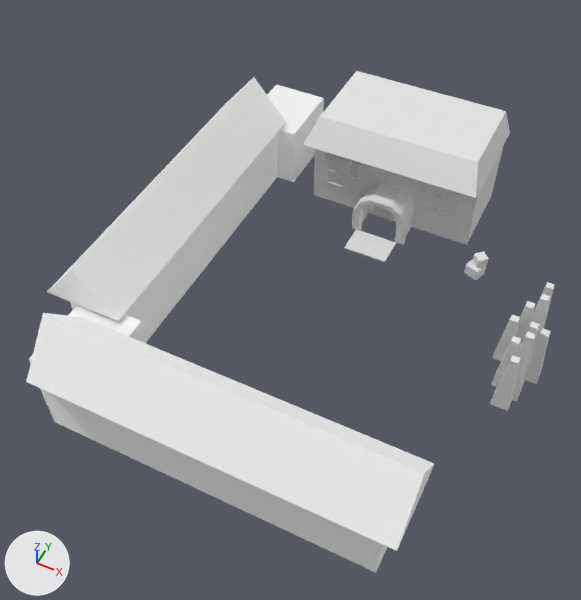
The Blender file 3d_models/placeholders/house_model.blend as it was, and as the next commit left it.
Rendered twice from a camera (50 mm lens) standing at (13.0, -43.5, 39.3) and looking at (-1.5, -14.6, 3.3). The axes (+X, +Y, +Z) are drawn at lower left. The lights are the same throughout. The first picture is the older version.
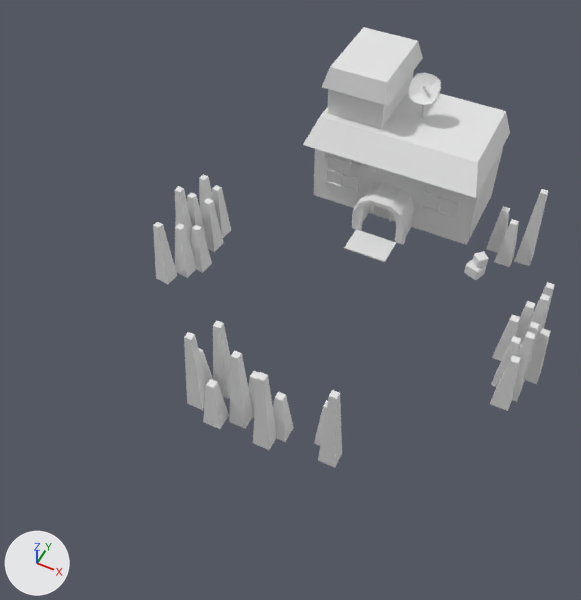
The change, as a list of edits to the scene's bpy script:
```text
Add me_cube_042:
    me_cube_042.from_pydata([(-1.08, -1.01, -1.0), (-0.95, -0.85, 1.1), (-1.08, 1.52, -1.0), (-0.95, 1.36, 1.1), (0.55, -1.01, -1.0), (0.42, -0.85, 1.1), (0.55, 1.52, -1.0), (0.42, 1.36, 1.1)], [], [(0, 1, 3, 2), (2, 3, 7, 6), (6, 7, 5, 4), (4, 5, 1, 0), (2, 6, 4, 0), (7, 3, 1, 5)])
Remove ob_parede22:
    ob_parede22 = bpy.data.objects.new('parede22', me_mesh_1)
Change ob_csgbox3d2:
    remove ob_csgbox3d2.parent = ob_parede22
Change ob_csgmesh3d2:
    remove ob_csgmesh3d2.parent = ob_parede22
Change ob_csgbox3d42:
    remove ob_csgbox3d42.parent = ob_parede22
Change ob_csgbox3d5:
    remove ob_csgbox3d5.parent = ob_parede22
Remove ob_parede32:
    ob_parede32 = bpy.data.objects.new('parede32', me_mesh_2)
Change ob_csgbox3d6:
    remove ob_csgbox3d6.parent = ob_parede32
Change ob_csgmesh3d3:
    remove ob_csgmesh3d3.parent = ob_parede32
Add ob_cube:
    ob_cube = bpy.data.objects.new('Cube', me_cube)  # 56 vertices, 54 faces; spans x -1.0..1.0, y -1.3..1.37, z -1.0..1.0
    ob_cube.location = (0.61, 0.73, 9.44)
    ob_cube.rotation_euler = (-0.757, 0.0, 0.0)  # degrees (-43, 0, 0)
    ob_cube.scale = (0.982, 0.149, 0.982)
Add ob_cube_040:
    ob_cube_040 = bpy.data.objects.new('Cube.040', me_cube_040)  # 40 vertices, 30 faces; spans x -1.3..18.3, y -4.0..1.0, z -1.0..2.5
    ob_cube_040.location = (-4.31, -20.56, 0.94)
    ob_cube_040.scale = (0.473, 0.532, 1.0)
Add ob_cube_039:
    ob_cube_039 = bpy.data.objects.new('Cube.039', me_cube_039)  # 40 vertices, 30 faces; spans x 0.7..21.9, y -2.3..3.8, z -1.0..5.0
    ob_cube_039.location = (-4.89, -21.49, 0.94)
    ob_cube_039.scale = (0.449, 0.491, 1.0)
Add ob_cube_038:
    ob_cube_038 = bpy.data.objects.new('Cube.038', me_cube_030.copy())  # the mesh of ob_cube_025
    ob_cube_038.location = (9.91, -1.45, 0.94)
    ob_cube_038.scale = (0.449, 0.491, 1.0)
Add ob_cube_037:
    ob_cube_037 = bpy.data.objects.new('Cube.037', me_cube_029.copy())  # the mesh of ob_cube_024
    ob_cube_037.location = (8.72, -2.1, 0.94)
    ob_cube_037.scale = (0.473, 0.532, 1.0)
Add ob_cube_036:
    ob_cube_036 = bpy.data.objects.new('Cube.036', me_cube_029.copy())  # the mesh of ob_cube_024
    ob_cube_036.location = (7.83, -1.12, 0.94)
    ob_cube_036.scale = (0.473, 0.532, 1.0)
Add ob_cube_034:
    ob_cube_034 = bpy.data.objects.new('Cube.034', me_cube_030.copy())  # the mesh of ob_cube_025
    ob_cube_034.location = (-10.94, -11.52, 0.94)
    ob_cube_034.rotation_euler = (0.0, 0.0, 3.012)  # degrees (0, 0, 173)
    ob_cube_034.scale = (0.449, 0.491, 1.0)
Add ob_cube_033:
    ob_cube_033 = bpy.data.objects.new('Cube.033', me_cube_029.copy())  # the mesh of ob_cube_024
    ob_cube_033.location = (-9.77, -11.8, 0.94)
    ob_cube_033.rotation_euler = (0.0, 0.0, 3.012)  # degrees (0, 0, 173)
    ob_cube_033.scale = (0.473, 0.532, 1.0)
Add ob_cube_032:
    ob_cube_032 = bpy.data.objects.new('Cube.032', me_cube_028.copy())  # the mesh of ob_cube_023
    ob_cube_032.location = (-11.24, -13.81, 0.94)
    ob_cube_032.rotation_euler = (0.0, 0.0, 3.012)  # degrees (0, 0, 173)
    ob_cube_032.scale = (0.449, 0.491, 1.0)
Add ob_cube_031:
    ob_cube_031 = bpy.data.objects.new('Cube.031', me_cube_031.copy())  # the mesh of ob_cube_026
    ob_cube_031.location = (-10.43, -12.66, 0.94)
    ob_cube_031.rotation_euler = (0.0, 0.0, 3.012)  # degrees (0, 0, 173)
    ob_cube_031.scale = (0.473, 0.532, 1.0)
Add ob_cube_030:
    ob_cube_030 = bpy.data.objects.new('Cube.030', me_cube_026.copy())  # the mesh of ob_cube_021
    ob_cube_030.location = (-10.63, -9.11, 0.94)
    ob_cube_030.rotation_euler = (0.0, 0.0, 3.012)  # degrees (0, 0, 173)
    ob_cube_030.scale = (0.449, 0.491, 1.0)
Add ob_cube_029:
    ob_cube_029 = bpy.data.objects.new('Cube.029', me_cube_031.copy())  # the mesh of ob_cube_026
    ob_cube_029.location = (-10.21, -8.33, 0.94)
    ob_cube_029.rotation_euler = (0.0, 0.0, 3.012)  # degrees (0, 0, 173)
    ob_cube_029.scale = (0.473, 0.532, 1.0)
Add ob_cube_028:
    ob_cube_028 = bpy.data.objects.new('Cube.028', me_cube_028.copy())  # the mesh of ob_cube_023
    ob_cube_028.location = (-10.8, -10.46, 0.94)
    ob_cube_028.rotation_euler = (0.0, 0.0, 3.012)  # degrees (0, 0, 173)
    ob_cube_028.scale = (0.449, 0.491, 1.0)
Add ob_cube_027:
    ob_cube_027 = bpy.data.objects.new('Cube.027', me_cube_031.copy())  # the mesh of ob_cube_026
    ob_cube_027.location = (-10.04, -9.72, 0.94)
    ob_cube_027.rotation_euler = (0.0, 0.0, 3.012)  # degrees (0, 0, 173)
    ob_cube_027.scale = (0.473, 0.532, 1.0)
Add ob_cube_042:
    ob_cube_042 = bpy.data.objects.new('Cube.042', me_cube_042)
    ob_cube_042.location = (-2.43, 0.49, 10.07)
    ob_cube_042.scale = (2.86, 2.48, 0.661)
Add ob_cube_041:
    ob_cube_041 = bpy.data.objects.new('Cube.041', me_cube_041)  # a box spanning x -1.0..0.43, y -0.89..1.42, z -1.0..1.46
    ob_cube_041.location = (-2.43, 0.49, 8.09)
    ob_cube_041.scale = (2.76, 2.39, 1.66)
```

Where the change shows, as pixel boxes (x1, y1, x2, y2) in the pictures (581 x 600 px):
'parede32', deleted
    before: (26, 313, 434, 573)
'parede22', deleted
    before: (29, 77, 324, 405)
'Cube.039', added
    after: (184, 320, 342, 468)
'Cube.042', added
    after: (322, 27, 423, 106)
'Cube.040', added
    after: (199, 348, 328, 446)
'Cube.041', added
    after: (327, 71, 414, 129)
'Cube.038', added
    after: (514, 189, 548, 266)
'Cube.032', added
    after: (153, 222, 177, 284)
'Cube', added
    after: (408, 73, 441, 106)
'Cube.031', added
    after: (175, 223, 196, 278)
'Cube.027', added
    after: (203, 198, 224, 252)
'Cube.033', added
    after: (191, 224, 212, 273)
'Cube.037', added
    after: (494, 219, 519, 267)
'Cube.034', added
    after: (175, 186, 192, 245)
'Cube.036', added
    after: (486, 206, 510, 253)
'Cube.029', added
    after: (212, 185, 231, 238)
'Cube.028', added
    after: (187, 193, 206, 240)
'Cube.030', added
    after: (199, 174, 213, 221)
